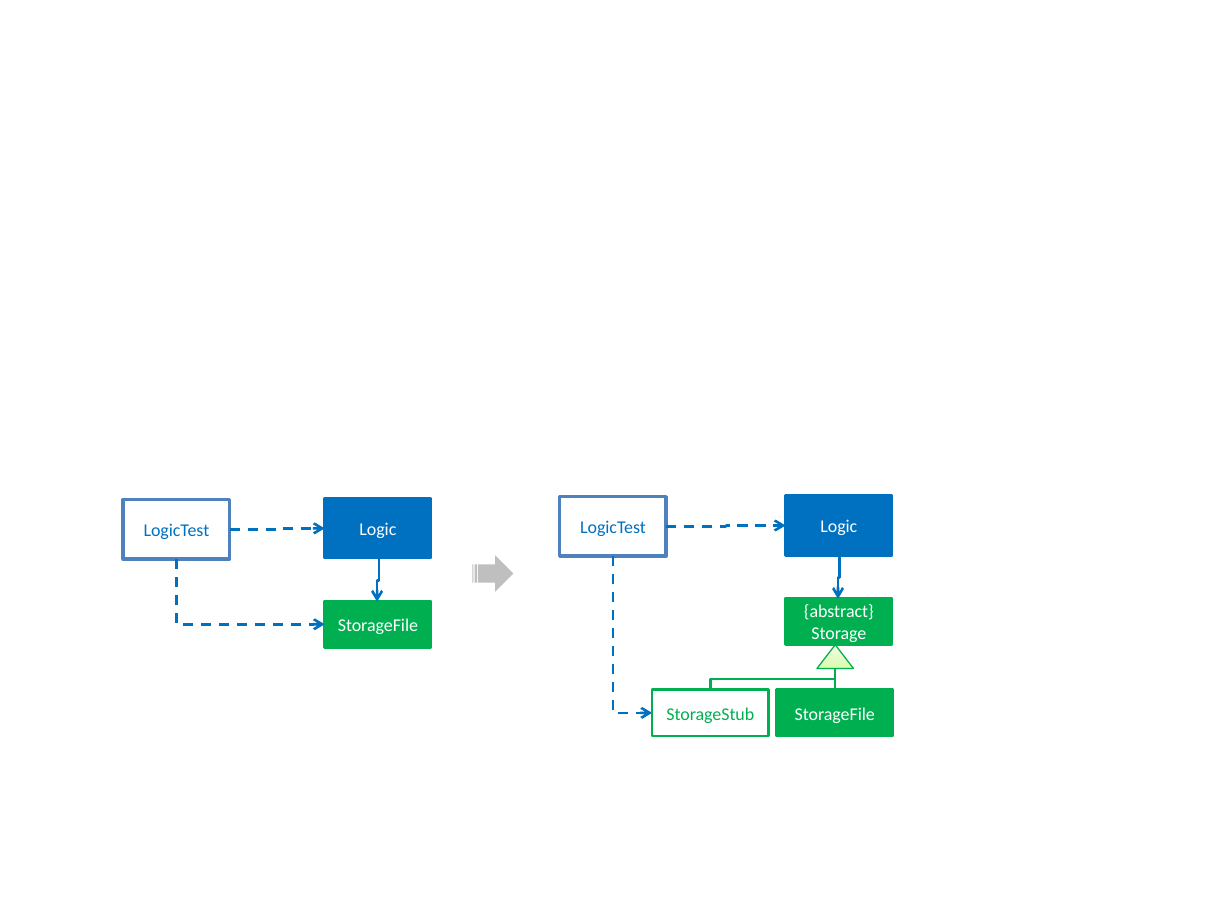
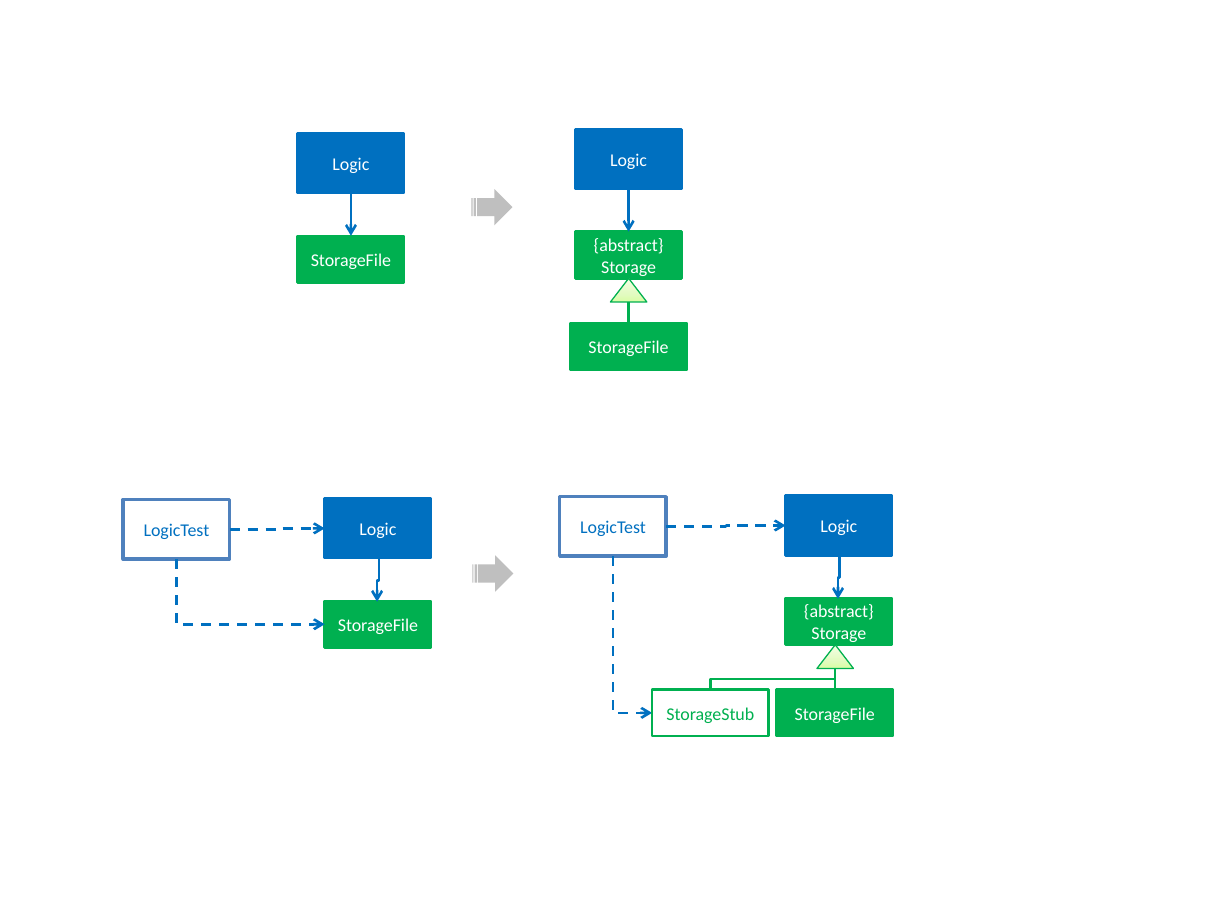
Before and after one commit to se-edu/addressbook-level25, a slide deck: slide 3 of doc/Diagrams.pptx. Drawn at 1232x924 pixels with LibreOffice and Linux fonts; fonts in the diff are those of the drawing. Boxes give left, top, right and bottom in pixels: in the first picture for what was removed or moved away, otherwise in the second. Text is boxed around its words. In the diff, an @@ line names an element or a change of style, - is before the commit and + after.

```diff
--- a/doc/Diagrams.pptx
+++ b/doc/Diagrams.pptx
@@ rectangle added at (x1=298, y1=133, x2=404, y2=192), fill #0070C0, outline #0070C0 1.5 pt, 10.5 pt, text #FFFFFF @@
+Logic
@@ rectangle added at (x1=575, y1=129, x2=681, y2=188), fill #0070C0, outline #0070C0 1.5 pt, 10.5 pt, text #FFFFFF @@
+Logic
@@ elbow arrow added from (351, 193) to (351, 235), #0070C0 1.5 pt @@
@@ striped right arrow added at (x1=472, y1=188, x2=513, y2=224), fill #BFBFBF @@
@@ elbow arrow added from (628, 188) to (628, 232), #0070C0 1.5 pt @@
@@ rectangle added at (x1=298, y1=235, x2=404, y2=282), fill #00B050, outline #00B050 1.5 pt, 10.5 pt, text #FFFFFF @@
+StorageFile
@@ rectangle added at (x1=575, y1=232, x2=681, y2=278), fill #00B050, outline #00B050 1.5 pt, 10.5 pt, text #FFFFFF @@
+{abstract}
+Storage
@@ triangle added at (x1=610, y1=278, x2=647, y2=302), fill gradient #DAFDA7 to #E4FCC2 to #F5FFE7, outline #00B050 0.75 pt @@
@@ rectangle added at (x1=570, y1=323, x2=687, y2=370), fill #00B050, outline #00B050 1.5 pt, 10.5 pt, text #FFFFFF @@
+StorageFile
@@ elbow line added from (628, 302) to (628, 323), #00B050 1.5 pt @@
```
Also in this commit, not shown: 2 other files.
